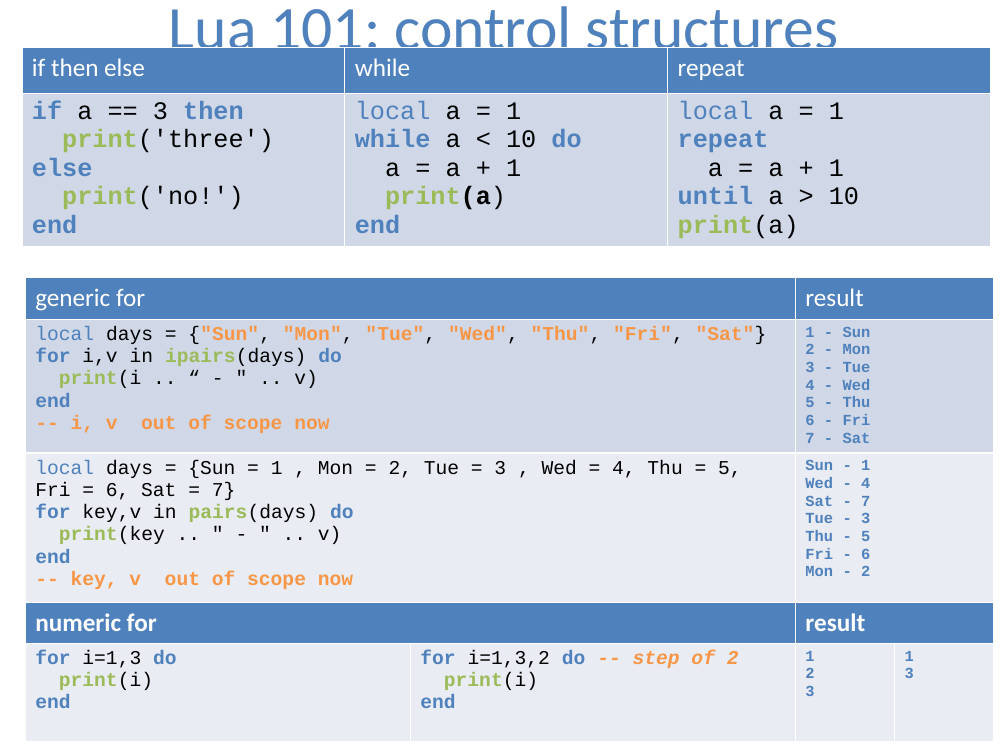
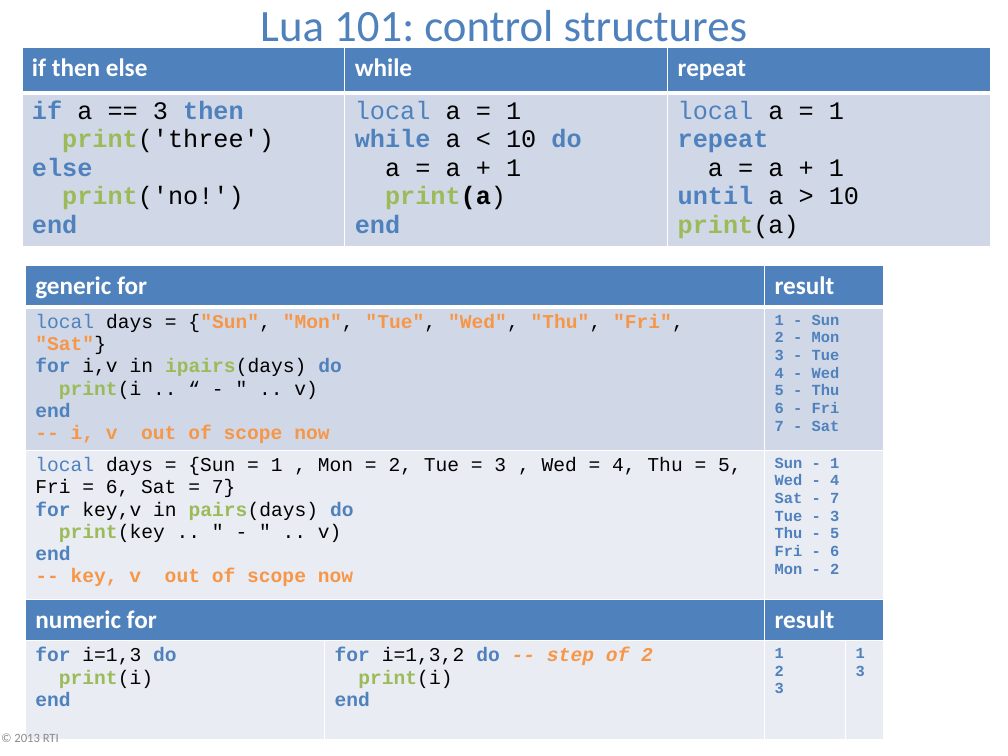
Before and after one commit to gianpiero/foo, a slide deck: slide 2 of doc/Lua101CheatSheet.pptx. Drawn at 1008x756 pixels with LibreOffice and Linux fonts; fonts in the diff are those of the drawing; background and template pictures are left out. Boxes give left, top, right and bottom in pixels: in the first picture for what was removed or moved away, otherwise in the second. Text is boxed around its words. In the diff, an @@ line names an element or a change of style, - is before the commit and + after.

```diff
--- a/doc/Lua101CheatSheet.pptx
+++ b/doc/Lua101CheatSheet.pptx
@@ title "Lua 101: control structures" at (x1=260, y1=10, x2=747, y2=53): size 44 to 32 pt; line spacing 1 to 36pt @@
@@ table at (x1=22, y1=47, x2=990, y2=254) @@
@@ bold on in "if then else", "while", "repeat" @@
@@ table at (x1=25, y1=265, x2=884, y2=754) @@
@@ bold on in "generic for", "result" @@
@@ table resized from (x1=25, y1=277, x2=993, y2=754) to (x1=25, y1=265, x2=884, y2=754) @@
@@ text added at (x1=14, y1=734, x2=59, y2=742), 9 pt, text #8C8C8C @@
+© 2013 RTI
```
Also in this commit, not shown: 3 other slides changed, 2 other files.
